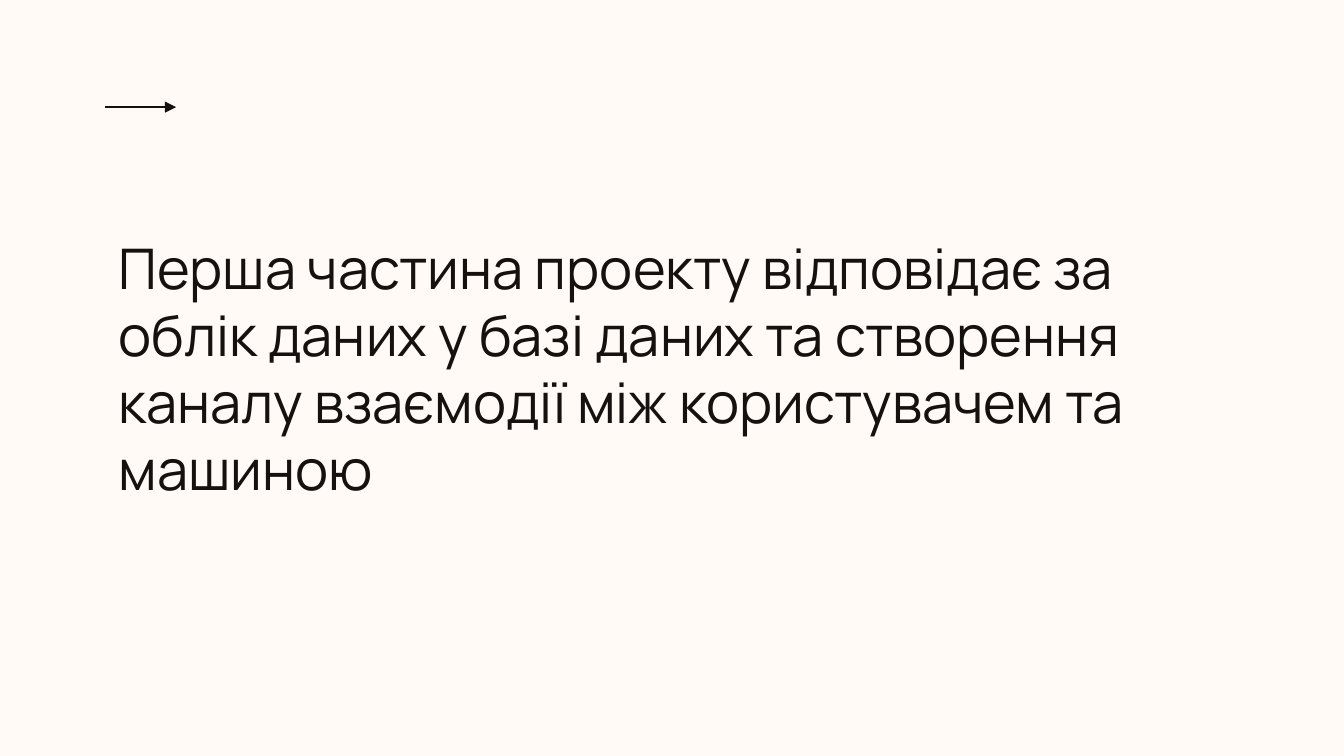
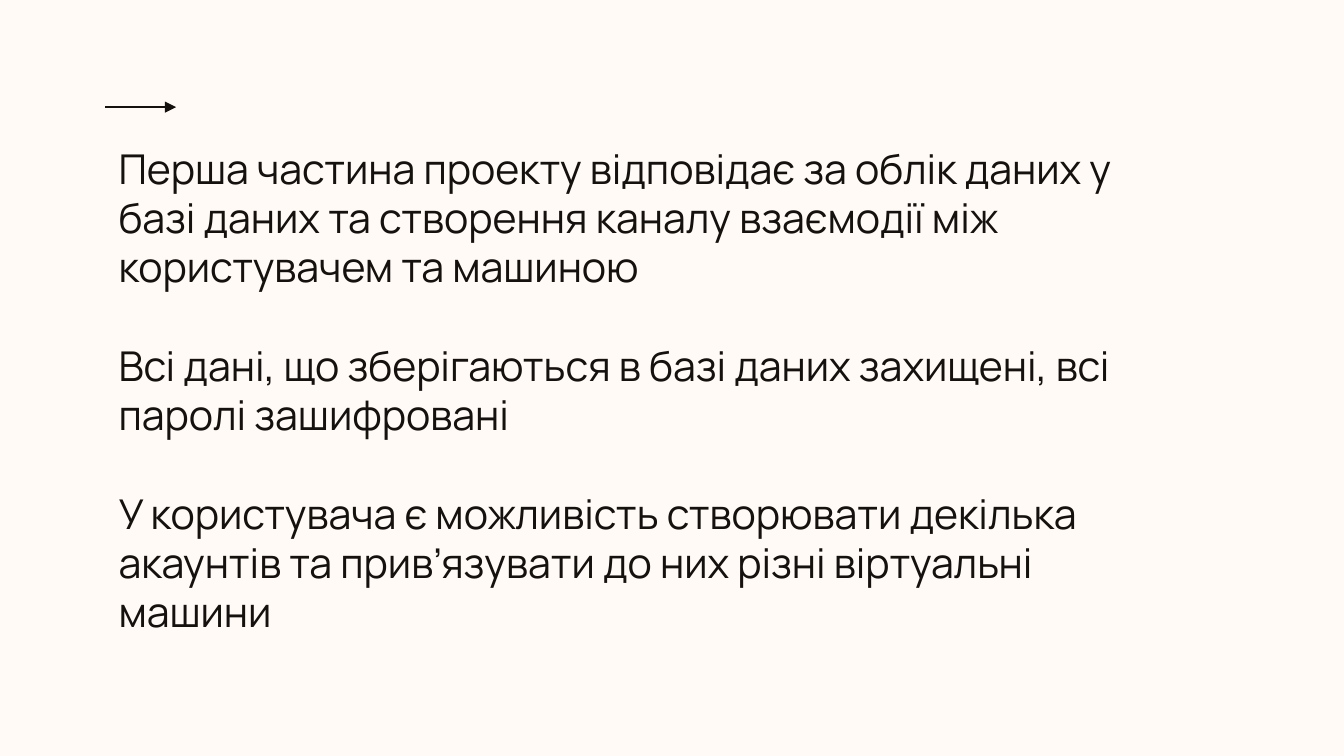
Before and after one commit to johnburitto/VMControlPanel, a slide deck: slide 9 of Презентація.pptx. Drawn at 1344x756 pixels with LibreOffice and Linux fonts; fonts in the diff are those of the drawing; background and template pictures are left out. Boxes give left, top, right and bottom in pixels: in the first picture for what was removed or moved away, otherwise in the second. Text is boxed around its words. In the diff, an @@ line names an element or a change of style, - is before the commit and + after.

```diff
--- a/Презентація.pptx
+++ b/Презентація.pptx
@@ subtitle "Перша частина проекту відповідає за ...": place and size @@
-subtitle "Перша частина проекту відповідає за ..." at (119, 248, 1124, 491)
+subtitle "Перша частина проекту відповідає за ..." at (119, 154, 1111, 628)
@@ subtitle at (119, 154, 1111, 292): size 30 to 22 pt in "Перша частина проекту відповідає за облік даних ..." @@
@@ subtitle at (119, 351, 1110, 628): paragraphs added @@
+Всі дані, що зберігаються в базі даних захищені, всі паролі зашифровані
+У користувача є можливість створювати декілька акаунтів та прив’язувати до них різні віртуальні машини
```
Also in this commit, not shown: 12 other slides changed, 3 slides added, 8 slides removed, 12 other files.
